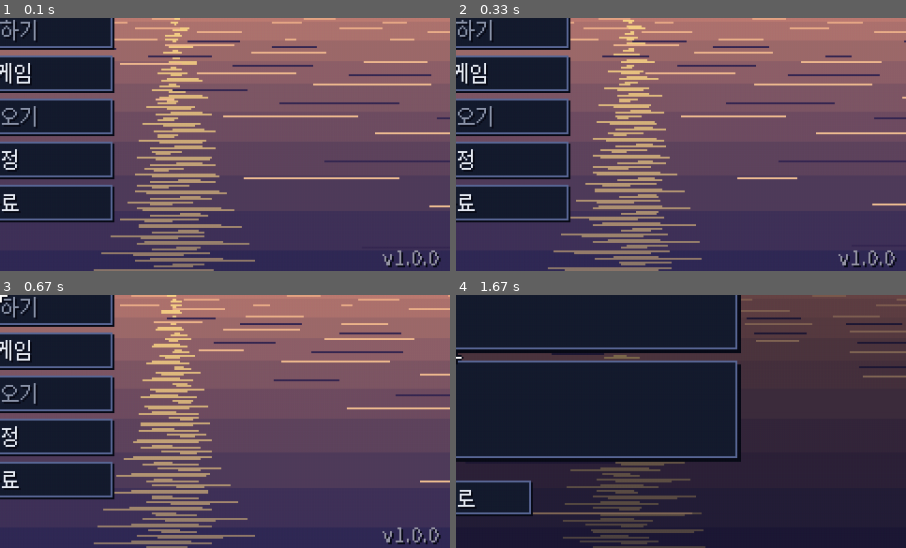
Above: before the commit, frames 1-4 (two rows, left to right).
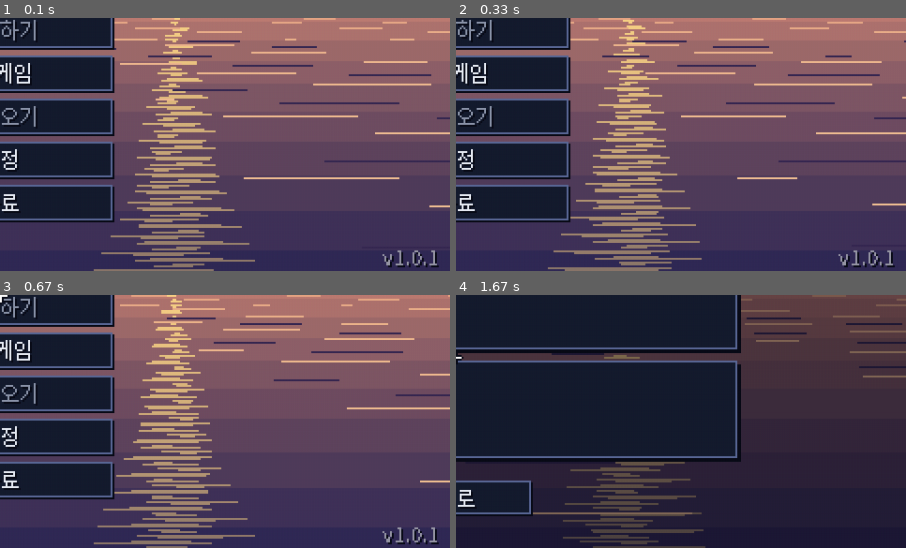
Above: after the commit, the same moments.

Repository: sinsiu60/fishingplanet
Game: pygame game, started from main.py
Same seed, same stepped clock (60 frames per second), same inputs: the game is played once before the commit and once after it.
Inputs (mouse positions are % of the whole screen's width and height, from its top left):
- Up to frame 1 (0.1 s): no input
- Up to frame 2 (0.33 s): no input
- Up to frame 3 (0.67 s): click (50, 50) at 0.38 s
- Up to frame 4 (1.67 s): click (65, 15) at 0.72 s; click (26, 30) at 1.05 s; click (50, 62) at 1.38 s
The pictures show only the part of the screen within x 50-100%, y 50-100%; the shares and areas given below are measured in that part.

The runs differ from the first frame. In frame 1, 0.1% of the frame differs, in the area x 95-98%, y 92-99%; in frame 2, 0.1%; in frame 3, 0.1%; in frame 4, nothing differs.

Commit message:
Fix crash opening the limited tab in the dex (event fish have no continent), release 1.0.1
Co-Authored-By: Claude Opus 5.5 <noreply@anthropic.com>
Claude-Session: https://claude.ai/code/session_01XkZZxEWm7K26sk4a4EAFMF

Diff:
--- a/dist_readme.txt
+++ b/dist_readme.txt
@@ -1,4 +1,4 @@
-미니 피싱 (Mini Fishing) v1.0.0
+미니 피싱 (Mini Fishing) v1.0.1
 ================
 
 실행: MiniFishing.exe 를 더블클릭하세요. (Python 설치 필요 없음)
--- a/src/scene/dex.py
+++ b/src/scene/dex.py
@@ -108,7 +108,8 @@
     def _lim_list(self) -> list[dict]:
         from src.save.dexbook import limited_fish
         order = {"spring": 0, "summer": 1, "autumn": 2, "winter": 3}
-        return sorted(limited_fish(), key=lambda f: (f.get("continent", "z"), order.get(f.get("season"), 9)))
+        # 이벤트 물고기는 두 대륙 공통이라 continent 가 없음(None) → 계절 한정 뒤로 (None 과 문자열 비교 금지)
+        return sorted(limited_fish(), key=lambda f: (f.get("continent") or "z", order.get(f.get("season"), 9)))
 
     def _toggle_ph(self) -> None:
         self.ph_mode = not self.ph_mode
--- a/src/version.py
+++ b/src/version.py
@@ -1,2 +1,2 @@
 """게임 버전 (릴리즈 태그 v<VERSION>, buildozer.spec version 과 같게)."""
-VERSION = "1.0.0"
+VERSION = "1.0.1"
Not shown, changed: RELEASE_NOTES.md
Not shown, changed: buildozer.spec
